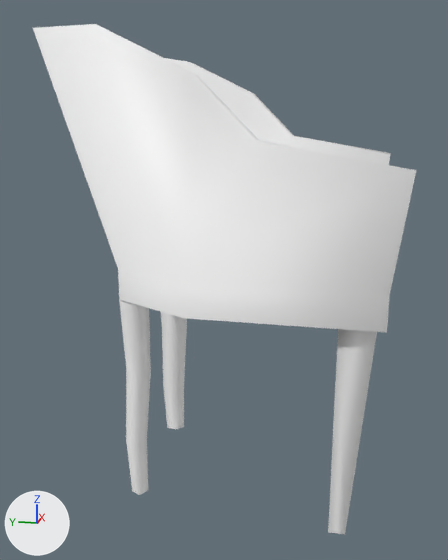
Renders of the glTF model public/models/furn_armchair.glb from each side of a commit.
Both versions are drawn from a 50 mm camera at (-1.359, -0.276, 0.28) aimed at (-0.005, -0.005, -0.058). Arrows for +X, +Y and +Z are at lower left; the lights stay in place. The older version comes first. Where no turn or scale is listed for an object, it has been applied to the vertices.

The first picture shows 'PoltroncinaPol'.
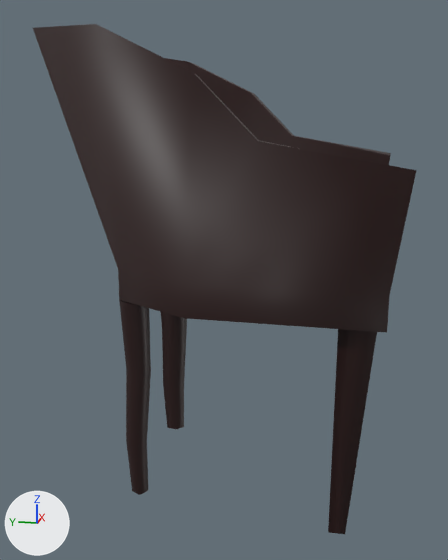
Scene script edits in JSON lines:
```json
{"op": "add", "block": "img_poltroncina", "code": ["img_poltroncina = load_image('poltroncina', '_unpacked/poltroncina', 256, 256, 'sRGB')"]}
{"op": "remove", "block": "mat_poltroncina", "code": "n2 = _N.new('ShaderNodeVertexColor'); n2.name = 'Color Attribute'"}
{"op": "add", "block": "mat_poltroncina", "code": "n3 = _N.new('ShaderNodeTexImage'); n3.name = 'Image Texture'"}
{"op": "add", "block": "mat_poltroncina", "code": "n3.image = img_poltroncina"}
{"block": "mat_poltroncina", "where": "n0 = _N.new('ShaderNodeBsdfPrincipled'); n0.name = 'Principled BSDF'"}
{"op": "remove", "block": "mat_poltroncina", "code": "_L.new(n2.outputs[0], n0.inputs[0])  # 'Color' to 'Base Color'"}
{"op": "add", "block": "mat_poltroncina", "code": "_L.new(n3.outputs[0], n0.inputs[0])  # 'Color' to 'Base Color'"}
{"block": "me_plane_002", "where": "me_plane_002.from_pydata(...)  # 99 vertices, 151 faces; spans x -0.34..0.34, y -0.377..0.377, z -0.494..0.494"}
{"block": "me_plane_002", "where": "# used by ob_poltroncinapol; location = (0.0, 0.0, -0.033)"}
{"block": "me_plane_002", "change": "me_plane_002 part 1: vertex colours changed"}
```

Where the change shows, as pixel boxes [x1, y1, x2, y2] in the pictures (448 x 560 px):
```json
{"object": "PoltroncinaPol", "change": "surface changed, recoloured", "before": [33, 24, 416, 534], "after": [33, 24, 416, 534], "on screen": "white to black"}
```
